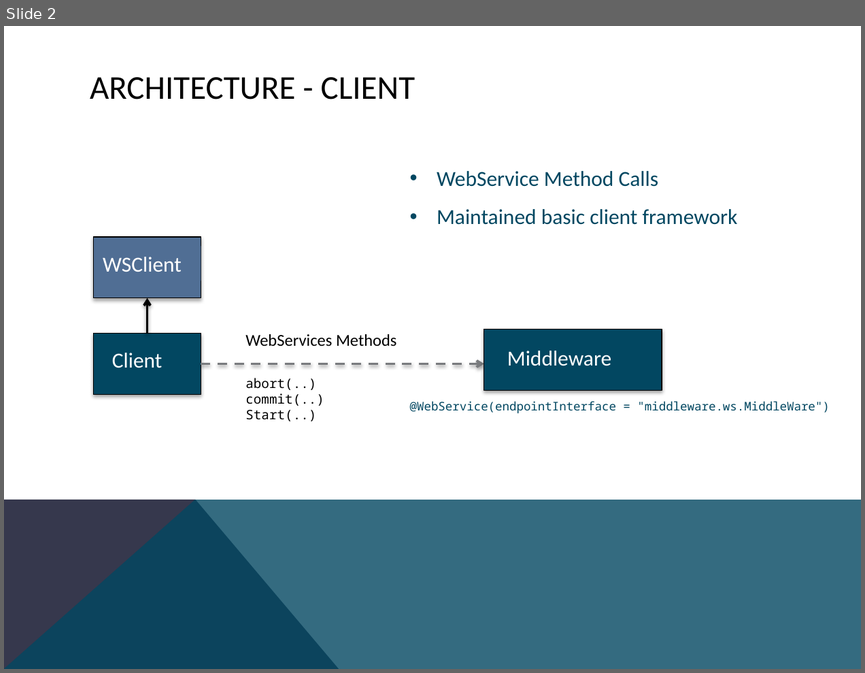
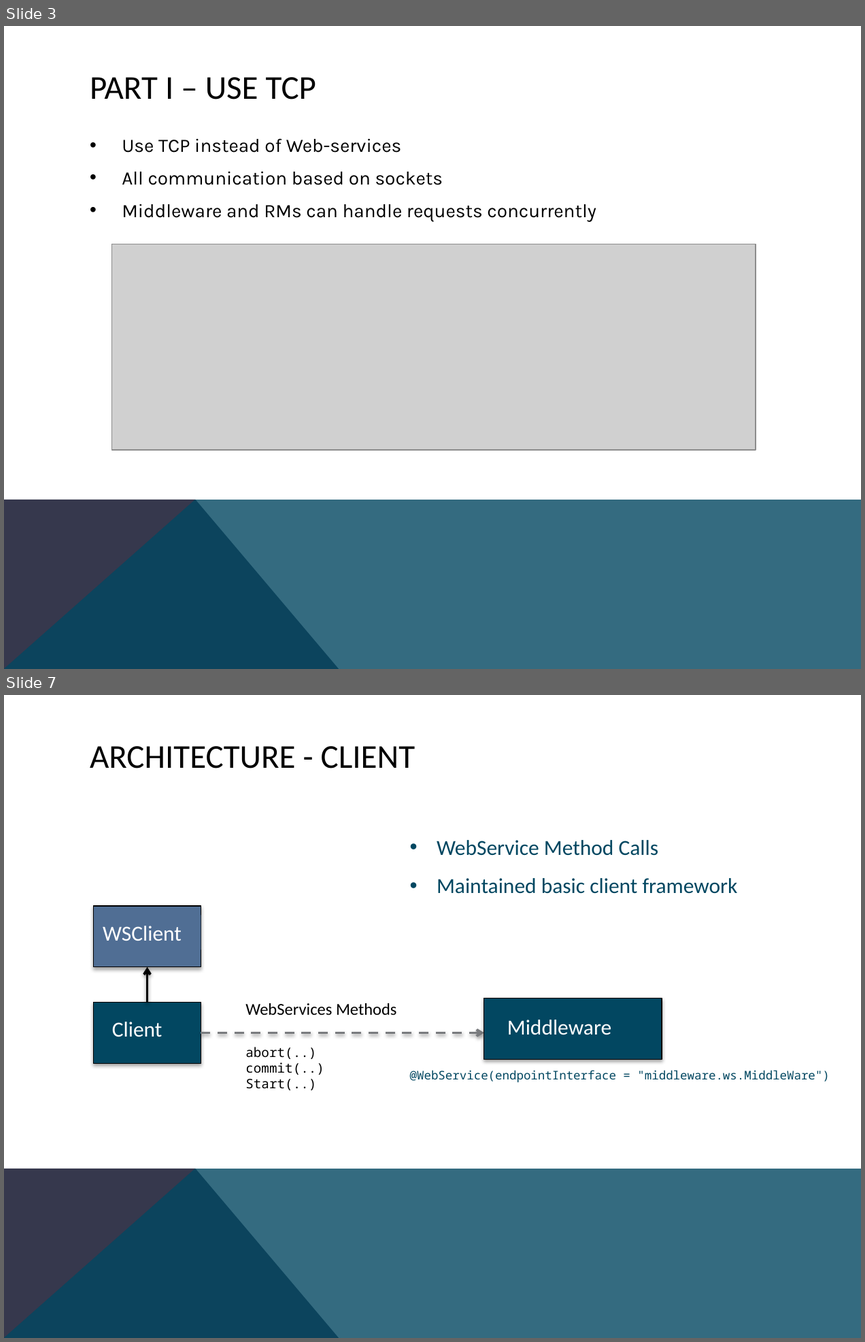
Before and after one commit to danhp/cs512, a slide deck: 512pp.pptx. Shown one above the other, each under a label of ours: slide 2 before the commit, slides 3 and 7 after it; the slides between them are not shown. The pictures are 865x673 and 865x1342 pixels, drawn with LibreOffice and Linux fonts; fonts in the diff are those of the drawing; grey boxes stand for pictures. Boxes give left, top, right and bottom in pixels: in the first picture for what was removed or moved away, otherwise in the second. Text is boxed around its words. In the diff, an @@ line names an element or a change of style, - is before the commit and + after.

```diff
--- a/512pp.pptx
+++ b/512pp.pptx
@@ slide 3 added at [4,26,861,669], background #FFFFFF; not listed: 2 template elements that a slide beside it also shows @@
@@ title added at [90,77,316,99], 28 pt, text #000000 @@
+PART I – USE TCP
@@ text added at [122,138,596,221], 16 pt, text #000000 @@
+• Use TCP instead of Web-services
+• All communication based on sockets
+• Middleware and RMs can handle requests concurrently
@@ picture added at [112,244,755,449] @@
@@ what was slide 2 is now slide 7 @@
```
Also in this commit, not shown: 4 other slides added.
